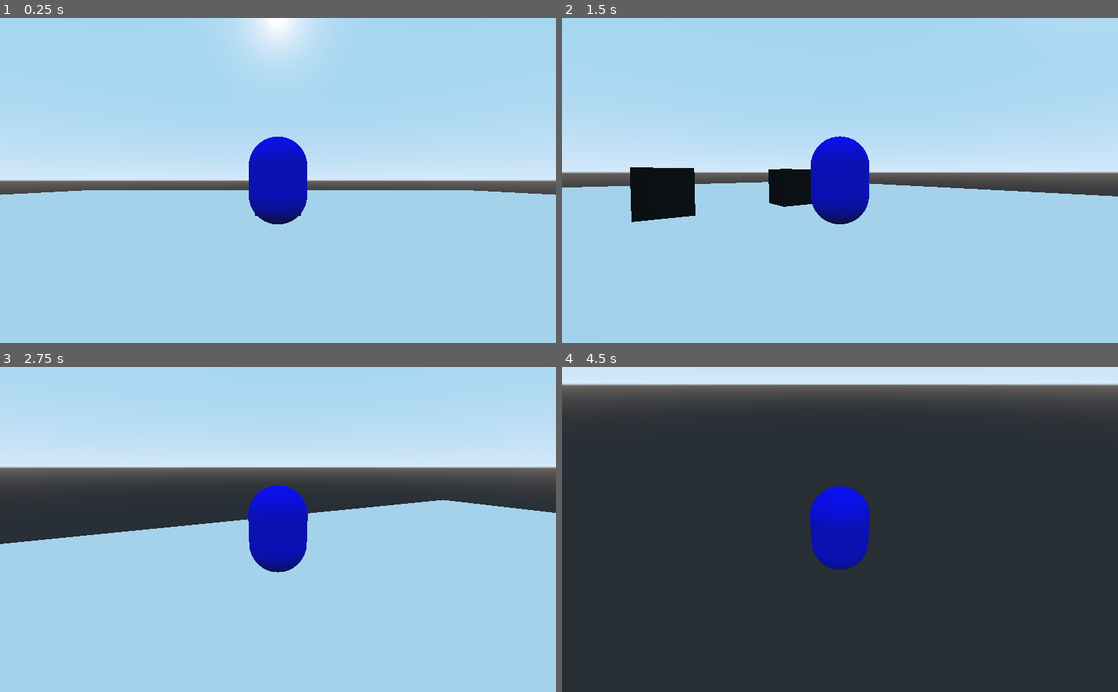
Above: before the commit, frames 1-4 (two rows, left to right).
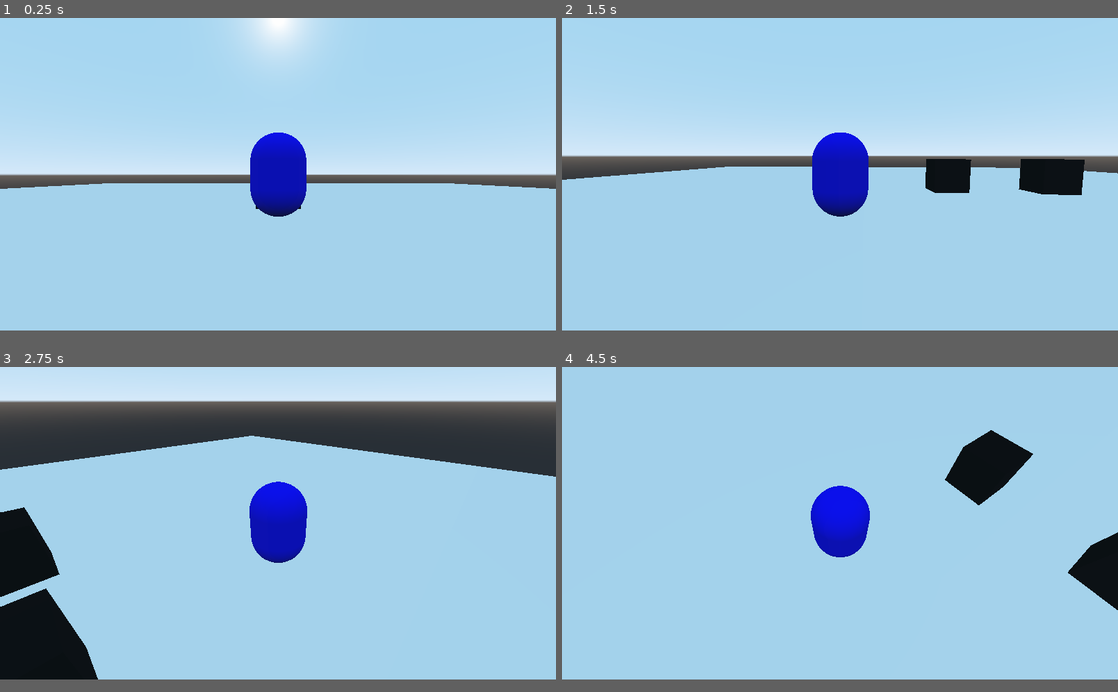
Above: after the commit, the same moments.

Repository: copsfuraxx/FallGuysLike
Game: Godot game, scene res://Scenes/Main.tscn
The game is run twice, just before and just after one commit, with the same random seed, the same clock (stepped at 60 frames per second) and the same inputs.
Inputs (mouse positions are in pixels of both pictures, inside the frame that each line leads up to):
- Up to frame 1 (0.25 s): no input
- Up to frame 2 (1.5 s): tap Enter at 0.5 s; move the mouse to (867, 180) at 0.52 s; hold Z (up) from 0.53 s (still down); tap Space (jump) at 0.77 s; move the mouse to (812, 180) at 1.27 s
- Up to frame 3 (2.75 s): keep holding Z (up); tap Space (jump) at 1.52 s; move the mouse to (289, 523) at 2.02 s
- Up to frame 4 (4.5 s): keep holding Z (up); move the mouse to (834, 536) at 2.77 s; tap Space (jump) at 3.02, 3.77 s; move the mouse to (878, 532) at 3.52 s; move the mouse to (795, 526) at 4.27 s
In our replay, the window is 800x468 before the commit and 800x450 after it. These sizes can differ from the game's own. Grey fills any space a smaller window leaves; there, only what the larger window draws over its background counts as a difference.

The runs differ from the first frame. In frame 1, 4.6% of the frame differs, in the area x 0-100%, y 35-64%; in frame 2, 11%; in frame 3, 48%; in frame 4, 94%, in the area x 0-100%, y 0-97%.

Commit message:
Full Screen

Diff:
--- a/Scenes/Player.tscn
+++ b/Scenes/Player.tscn
@@ -28,3 +28,4 @@
 
 [node name="Camera" type="Camera" parent="RotationX"]
 transform = Transform( 1, 0, 0, 0, 1, 0, 0, 0, 1, 0, 0, 8 )
+current = true
--- a/project.godot
+++ b/project.godot
@@ -13,6 +13,15 @@
 config/name="FallGuysLike"
 run/main_scene="res://Scenes/Main.tscn"
 config/icon="res://icon.png"
+
+[display]
+
+window/size/width=1920
+window/size/height=1080
+window/size/resizable=false
+window/size/fullscreen=true
+window/stretch/mode="viewport"
+window/stretch/aspect="keep"
 
 [input]
 
